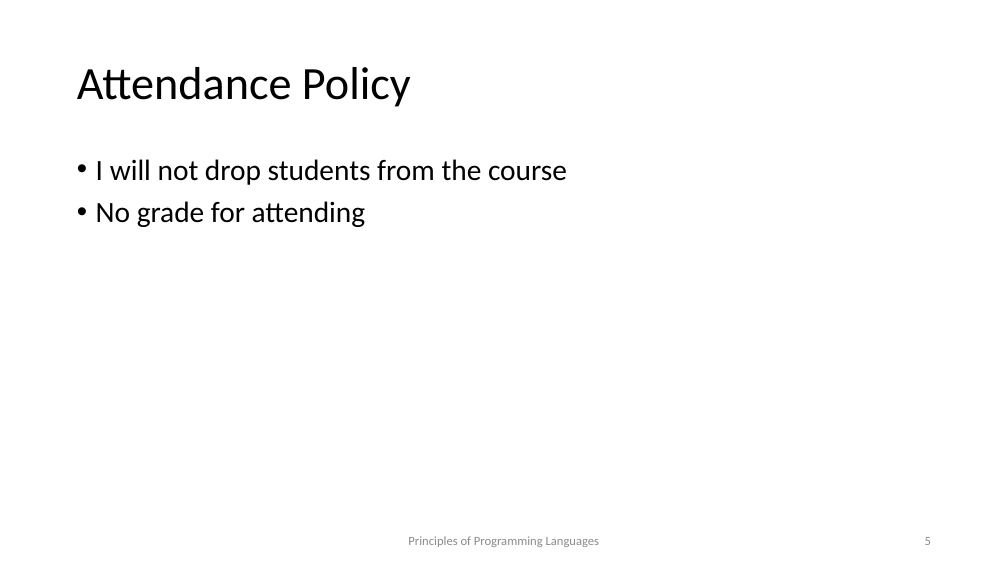
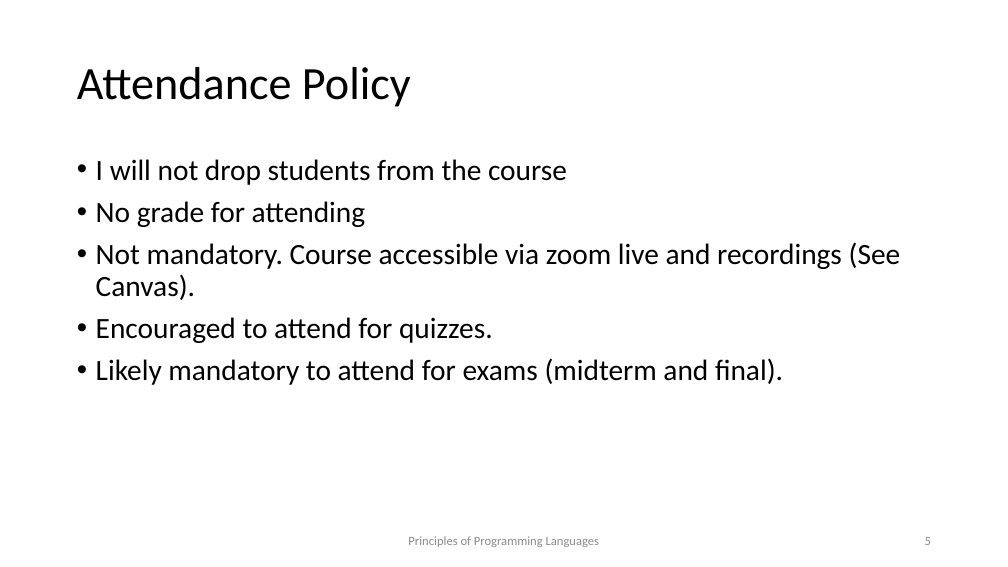
Before and after one commit to kongm/pl-design, a slide deck: slide 5 of C0-preliminaries.pptx. Drawn at 1008x567 pixels with LibreOffice and Linux fonts; fonts in the diff are those of the drawing. Boxes give left, top, right and bottom in pixels: in the first picture for what was removed or moved away, otherwise in the second. Text is boxed around its words. In the diff, an @@ line names an element or a change of style, - is before the commit and + after.

```diff
--- a/C0-preliminaries.pptx
+++ b/C0-preliminaries.pptx
@@ text at (96, 242, 901, 385): paragraphs added @@
+• Not mandatory. Course accessible via zoom live and recordings (See Canvas).
+• Encouraged to attend for quizzes.
+• Likely mandatory to attend for exams (midterm and final).
```
Also in this commit, not shown: 11 other slides changed, 1 slide added, 3 other files.
